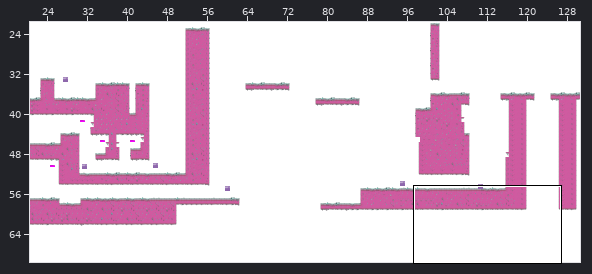
Tiled map -- res/maps/spacemap.tmx. The picture above shows the old version from afar; the outline marks the close-up.
Close-up. Before the edit:
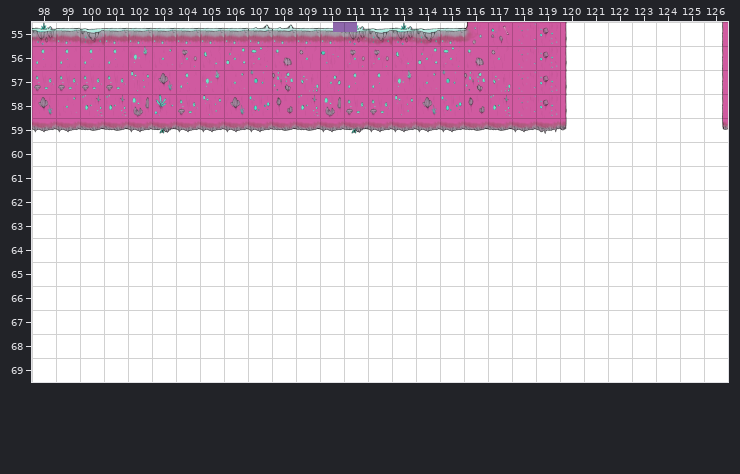
Cells are 64x64 px. Shown: x 98..126, y 55..69. The commit also changed other parts of the map, which this record leaves out. Tiles whose own drawing changed are shown in their newer look in all pictures.
The same view after the edit:
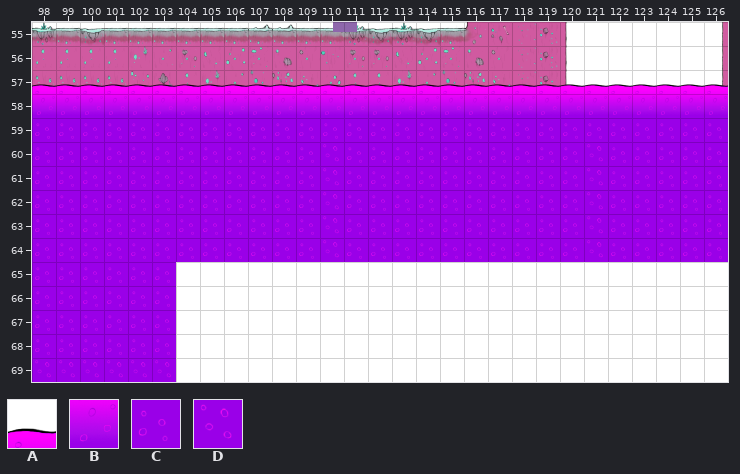
Key: from "tiledmap_final": A 179, B 204, C 229, D 230.
_ is an empty cell.
Tiles of an added or newly shown layer are drawn over the layers below it.
The edit:
Layer "LAVA2" (added):
The edit adds tile A in row 57 at x 98 to 126.
The edit adds tile B in row 58 at x 98 to 126.
The edit adds tile C in row 59 at x 98 to 126; in rows 60 to 64 at x 98 to 109, 111 to 120 and 122 to 126; in rows 65 to 68 at x 98 to 103.
The edit adds tile D in rows 60 to 64 at x 110 and 121; in row 69 at x 98 to 103.
Changed places in both close-ups, as pixel boxes (x1, y1, x2, y2):
added: (32, 84, 728, 382)
